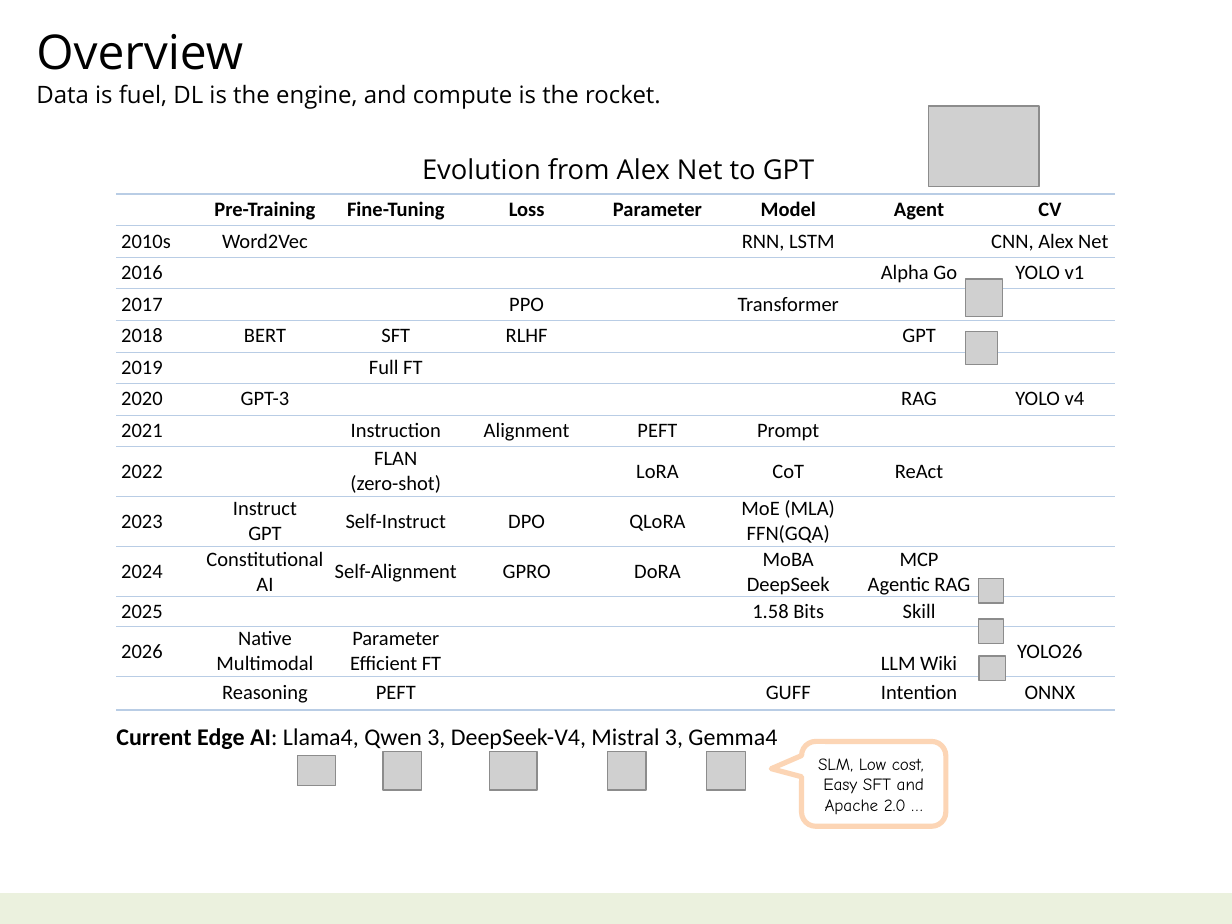
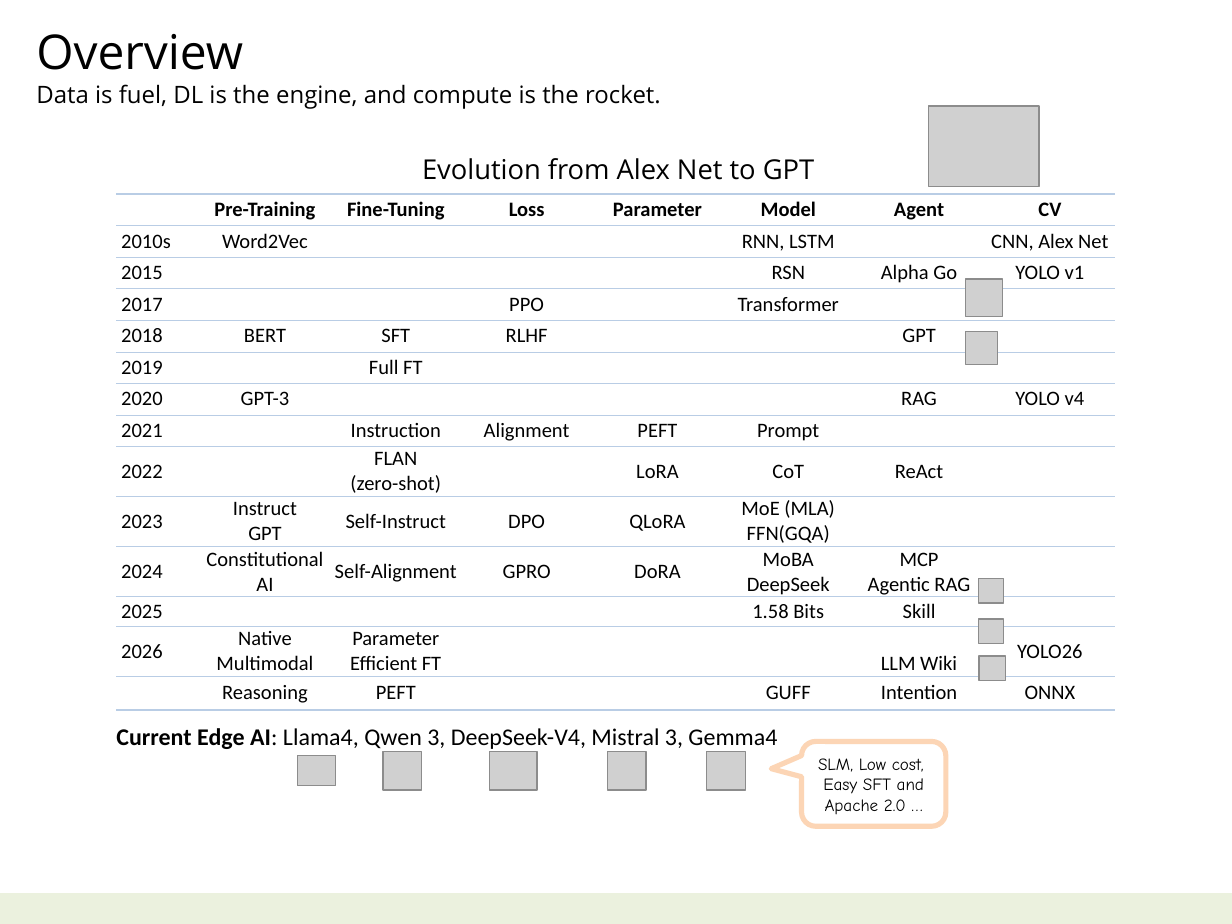
Before and after one commit to navibator/crazy-ai, a slide deck: slide 4 of ai-gemma.pptx. Drawn at 1232x924 pixels with LibreOffice and Linux fonts; fonts in the diff are those of the drawing; grey boxes stand for pictures. Boxes give left, top, right and bottom in pixels: in the first picture for what was removed or moved away, otherwise in the second. Text is boxed around its words. In the diff, an @@ line names an element or a change of style, - is before the commit and + after.

```diff
--- a/ai-gemma.pptx
+++ b/ai-gemma.pptx
@@ table at <box>116,144,1114,753</box> @@
-row 4, column 1: 2016
+row 4, column 1: 2015
-row 4, column 6: 
+row 4, column 6: RSN
```
Also in this commit, not shown: 1 other slide changed, 2 other files.
